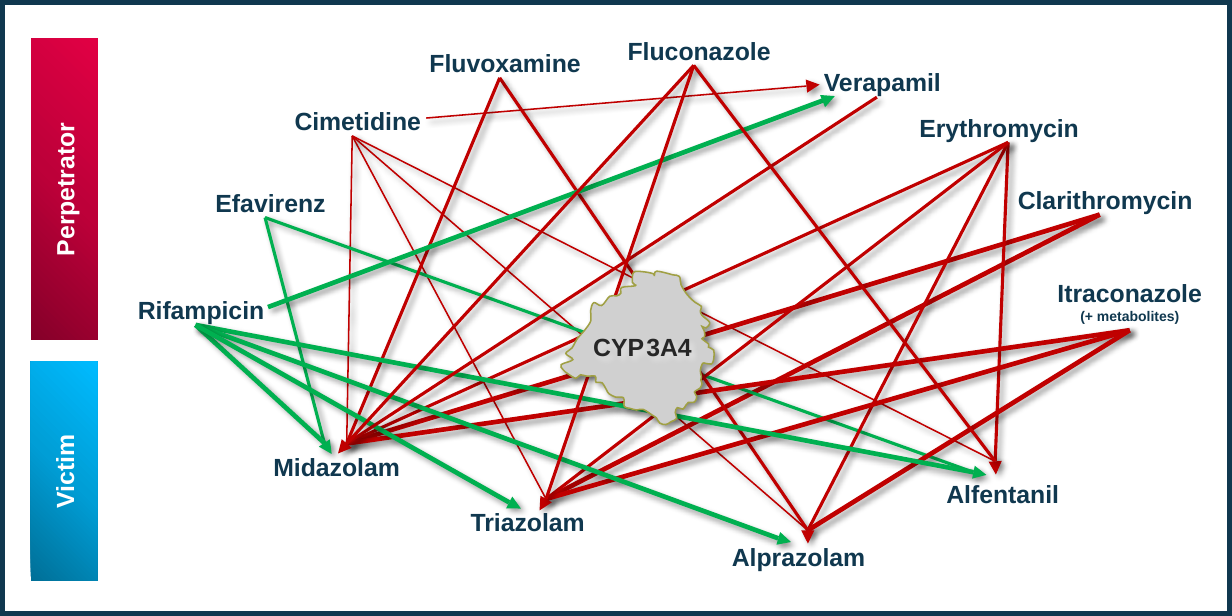
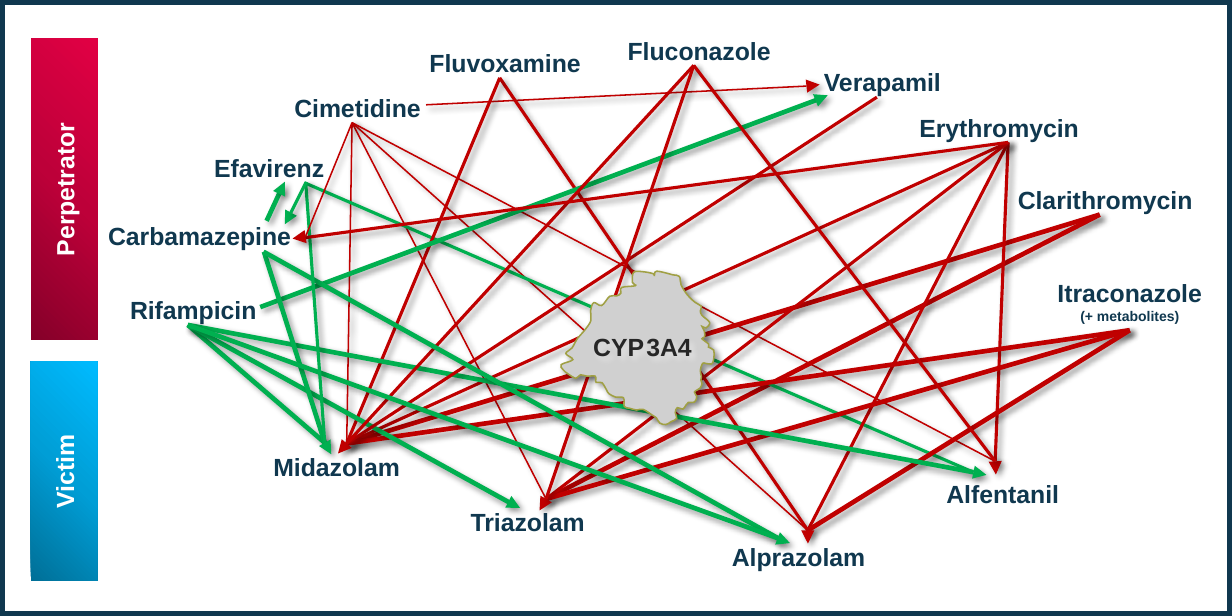
Before and after one commit to Open-Systems-Pharmacology/Qualification-DDI-CYP3A4, a slide deck: slide 1 of Qualification/Input/Content/images/DDI_CYP3A4_Compound_Network.pptx. Drawn at 1232x616 pixels with LibreOffice and Linux fonts; fonts in the diff are those of the drawing; grey boxes stand for pictures. Boxes give left, top, right and bottom in pixels: in the first picture for what was removed or moved away, otherwise in the second. Text is boxed around its words. In the diff, an @@ line names an element or a change of style, - is before the commit and + after.

Commit message:
Adds carbamazepine to DDI network graphic

```diff
--- a/Qualification/Input/Content/images/DDI_CYP3A4_Compound_Network.pptx
+++ b/Qualification/Input/Content/images/DDI_CYP3A4_Compound_Network.pptx
@@ text "Cimetidine": place and size @@
-text "Cimetidine" at (295, 112, 421, 136)
+text "Cimetidine" at (294, 99, 420, 123)
@@ line moved from (426, 119) - (807, 86) to (426, 105) - (807, 86) @@
@@ 1 text, 1 line, 1 triangle: place and size @@
-1 text, 1 line, 1 triangle at (138, 90, 838, 325)
+1 text, 1 line, 1 triangle at (130, 90, 830, 325)
@@ text "Efavirenz": place and size @@
-text "Efavirenz" at (215, 194, 325, 218)
+text "Efavirenz" at (214, 159, 324, 183)
@@ line added from (1008, 142) to (305, 238), #C00000 2 pt @@
@@ line added from (352, 123) to (305, 237), #C00000 1 pt @@
@@ line moved from (352, 136) - (347, 444) to (352, 123) - (347, 444) @@
@@ line moved from (352, 136) - (808, 531) to (352, 123) - (808, 531) @@
@@ line moved from (352, 136) - (996, 462) to (352, 123) - (996, 462) @@
@@ line moved from (352, 136) - (547, 500) to (352, 123) - (547, 500) @@
@@ triangle added at (273, 179, 291, 197), fill #00B050 @@
@@ line added from (267, 221) to (281, 190), #00B050 3 pt @@
@@ line added from (306, 182) to (291, 214), #00B050 2 pt @@
@@ line moved from (265, 218) - (974, 473) to (306, 183) - (974, 473) @@
@@ line moved from (265, 218) - (324, 443) to (306, 182) - (325, 443) @@
@@ text added at (108, 227, 291, 251), 16 pt, text #10384F, bold @@
+Carbamazepine
@@ triangle added at (279, 210, 298, 228), fill #00B050 @@
@@ triangle added at (292, 231, 307, 246), fill #C00000 @@
@@ line added from (264, 252) to (325, 443), #00B050 3 pt @@
@@ line added from (264, 252) to (778, 539), #00B050 3 pt @@
@@ line moved from (196, 325) - (974, 473) to (188, 325) - (974, 473) @@
@@ line moved from (196, 325) - (778, 539) to (188, 325) - (778, 539) @@
@@ line moved from (196, 325) - (510, 503) to (188, 325) - (510, 503) @@
@@ line moved from (196, 325) - (324, 443) to (188, 325) - (325, 443) @@
@@ triangle at (320, 439, 338, 457): rotation 146 to 150 degrees @@
@@ triangle at (775, 532, 792, 550): rotation 106 to 110 degrees @@
```
Also in this commit, not shown: 1 other file.
